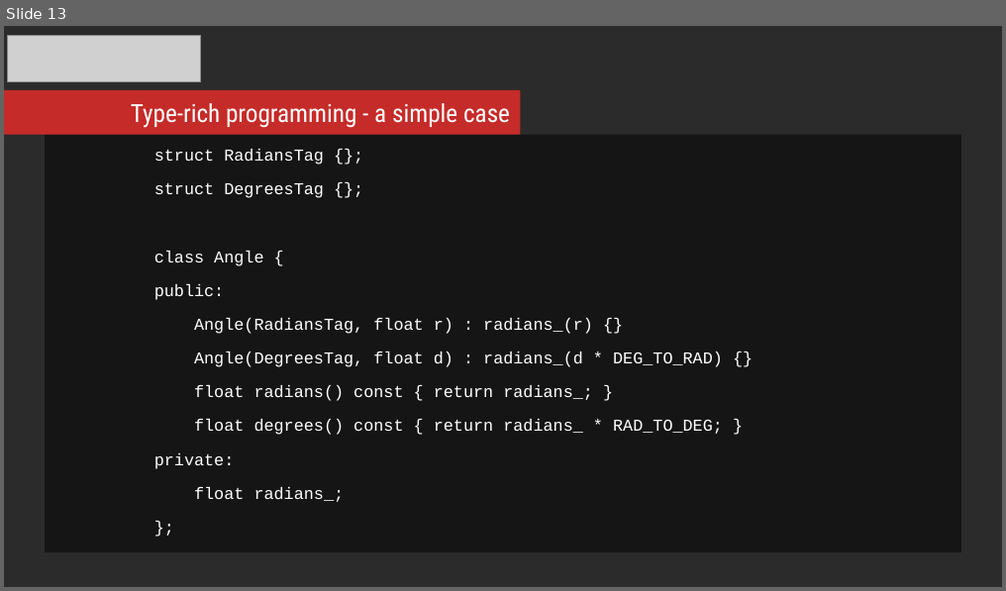
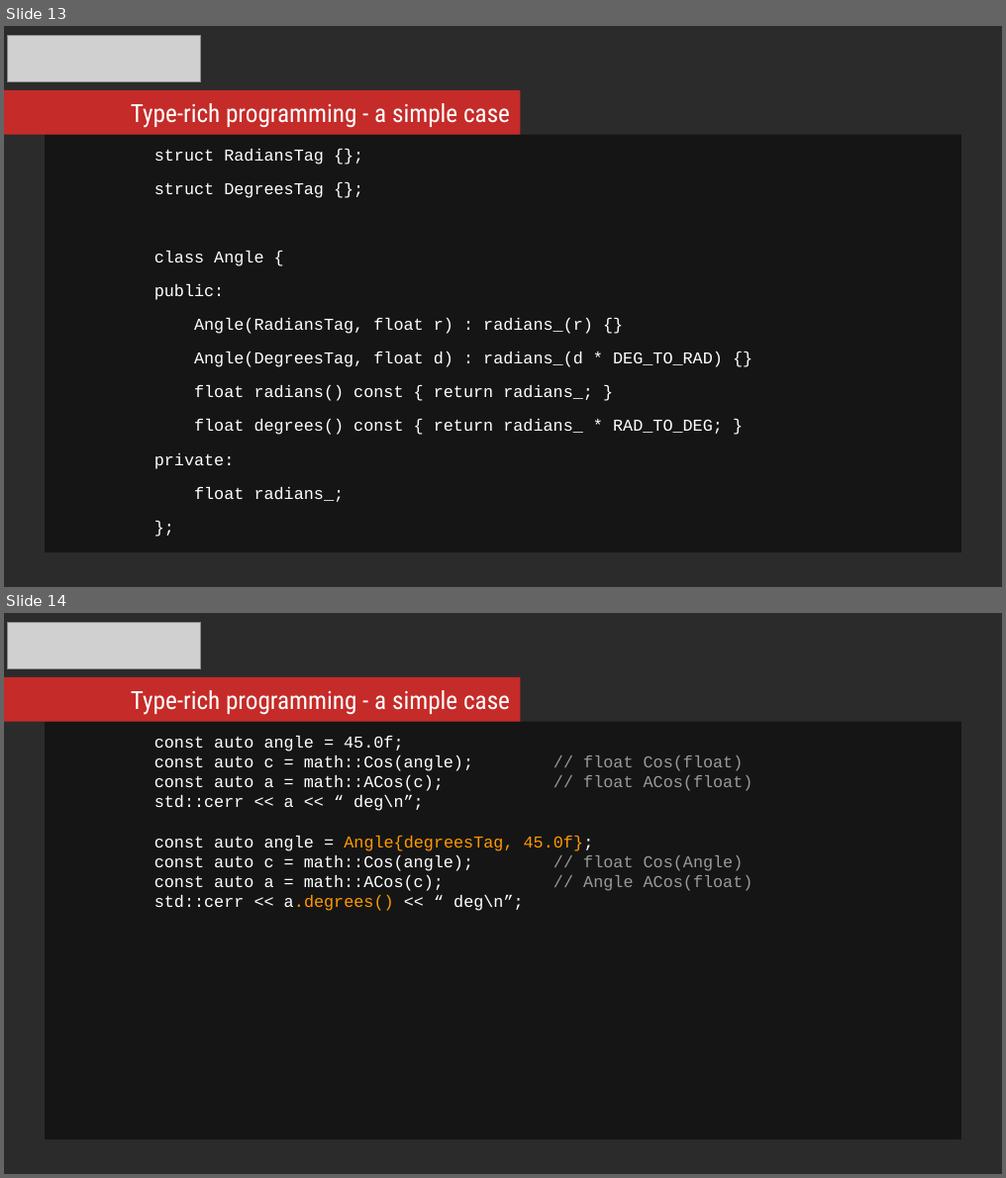
Before and after one commit to mikosz/type-safety, a slide deck: ask-not-what-you-can-do-for-the-compiler.odp. Shown one above the other, each under a label of ours: slide 13 before the commit, slides 13 and 14 after it. The pictures are 1006x591 and 1006x1178 pixels, drawn with LibreOffice and Linux fonts; fonts in the diff are those of the drawing; grey boxes stand for pictures; background and template pictures are left out; a plain dark background stands for a picture behind light text. Boxes give left, top, right and bottom in pixels: in the first picture for what was removed or moved away, otherwise in the second. Text is boxed around its words. In the diff, an @@ line names an element or a change of style, - is before the commit and + after.

Commit message:
Working on presentation. Modified Value class so that constructor forces a Unit parameter

```diff
--- a/ask-not-what-you-can-do-for-the-compiler.odp
+++ b/ask-not-what-you-can-do-for-the-compiler.odp
@@ slide 14 added at (x1=4, y1=613, x2=1002, y2=1174), background picture (left out) @@
@@ picture added at (x1=8, y1=622, x2=202, y2=668) @@
@@ rectangle added at (x1=4, y1=677, x2=520, y2=721), fill #C52B28 @@
@@ text added at (x1=131, y1=690, x2=510, y2=715), 18 pt, text #FFFFFF @@
+Type-rich programming - a simple case
@@ rectangle added at (x1=45, y1=722, x2=961, y2=1140), fill #000000 at 51% opacity, 12 pt, text #FFFFFF @@
+const auto angle = 45.0f;
+const auto c = math::Cos(angle); // float Cos(float)
+const auto a = math::ACos(c); // float ACos(float)
+std::cerr << a << “ deg\n”;
+const auto angle = Angle{degreesTag, 45.0f};
+const auto c = math::Cos(angle); // float Cos(Angle)
+const auto a = math::ACos(c); // Angle ACos(float)
+std::cerr << a.degrees() << “ deg\n”;
```
Also in this commit, not shown: 1 slide changed, 5 other slides added, 8 other files.
